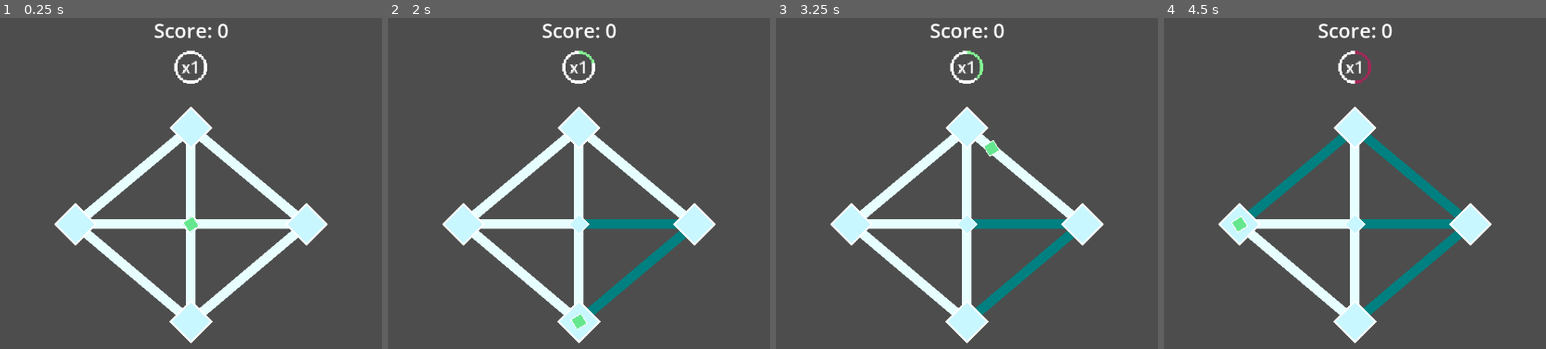
Above: before the commit, frames 1-4 (left to right).
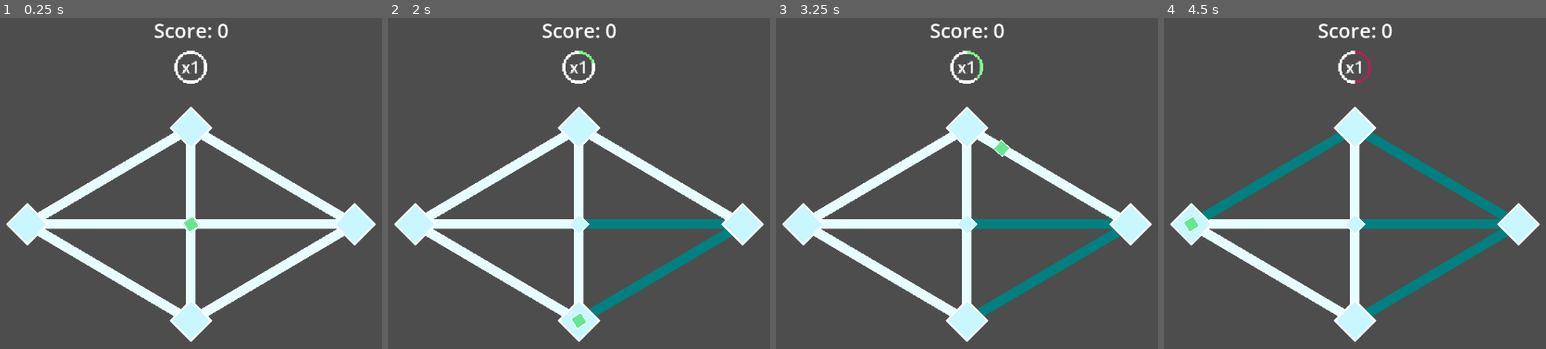
Above: after the commit, the same moments.

Repository: HyperGamesDev/diamo-clone
Game: Godot game, scene res://world.tscn
Two runs of this game, one before a commit and one after it. Both use one fixed random seed, a clock stepped at 60 frames per second and the inputs below.
Inputs:
- Up to frame 1 (0.25 s): no input
- Up to frame 2 (2 s): tap Enter at 0.5 s; hold D (right) 0.53-1.28 s; hold S (down) from 1.28 s (still down)
- Up to frame 3 (3.25 s): release S (down) at 2.03 s; hold D (right) 2.03-2.78 s; hold W (up) from 2.78 s (still down)
- Up to frame 4 (4.5 s): release W (up) at 3.53 s; hold A (left) from 3.53 s (still down)

The runs differ from the first frame. In frame 1, 11% of the frame differs, in the area x 1-99%, y 34-99%; in frame 2, 11%; in frame 3, 11%; in frame 4, 11%.

Commit message:
v0.2

Diff:
--- a/Game.gd
+++ b/Game.gd
@@ -7,6 +7,7 @@
 var highscore:int=0
 
 var scoreMultiplier:int=1
+const scoreForDiamond:int=5
 const scoreMultiplierMax:int=5
 var scoreMultiplierTimer:float=0
 const scoreMultiplierMaxTimer:float=20
--- /dev/null
+++ b/fill_polygon.gd
@@ -0,0 +1,35 @@
+extends Node2D
+
+var pairing=["12","01","02"]
+var checked:bool=false
+@onready var decayTimer:float=0
+
+func _ready():
+	scale=Vector2(0,0)
+
+func setup(point0,point1,point2):
+	var line0=str(point1)+str(point2)
+	var line1=str(point0)+str(point1)
+	var line2=str(point0)+str(point2)
+	pairing=[line0,line1,line2]
+
+	var offset=get_child(0).offset
+	get_child(0).polygon=[Game.World_node.pointpositions[point0]-offset,Game.World_node.pointpositions[point1]-offset,Game.World_node.pointpositions[point2]-offset]
+
+func _process(delta):
+	if(decayTimer>0):
+		decayTimer-=Game.World_node.linefill_decaySpeed*delta
+	var size=decayTimer/Game.World_node.linefill_decayTimerMax
+	scale=Vector2(size,size)
+	if(decayTimer<=0 and checked):
+		for lineid in pairing:
+			Game.World_node.uncheck_line(lineid)
+		checked=false
+
+func set_checked():
+	checked=true
+	decayTimer=Game.World_node.linefill_decayTimerMax
+
+func reset_checked():
+	checked=false
+	decayTimer=0
--- a/fill_polygon.tscn
+++ b/fill_polygon.tscn
@@ -1,7 +1,10 @@
-[gd_scene format=3 uid="uid://dueo1j384s7nl"]
+[gd_scene load_steps=2 format=3 uid="uid://dueo1j384s7nl"]
+
+[ext_resource type="Script" path="res://fill_polygon.gd" id="1_wh5j0"]
 
 [node name="FillPolygon" type="Node2D"]
 position = Vector2(-7.62939e-06, -3.8147e-06)
+script = ExtResource("1_wh5j0")
 
 [node name="Polygon2D" type="Polygon2D" parent="."]
 z_index = -15
--- a/line_2d.tscn
+++ b/line.tscn
@@ -1,5 +1,5 @@
 [gd_scene format=3 uid="uid://bl6453vu14swa"]
 
-[node name="Line2D" type="Line2D"]
+[node name="Line" type="Line2D"]
 modulate = Color(0.909804, 1, 1, 1)
 z_index = -10
--- a/player.gd
+++ b/player.gd
@@ -62,6 +62,7 @@
 		else:
 			speedcur=SPEED
 
+		rotate(speedcur*5*360*delta)
 		tweenPos.set_speed_scale(speedcur)
 		Game.progress_multiplier(delta,speedcur)
 	else:
--- a/world.gd
+++ b/world.gd
@@ -1,13 +1,16 @@
 extends Node2D
 
-@onready var line2d_scene = preload("res://line_2d.tscn")
+@onready var line_scene = preload("res://line.tscn")
 @onready var fillpolygon_scene = preload("res://fill_polygon.tscn")
 
 var pointpositions=[]
 var lineconnections={}
+var line_fill_obj_list=[]
 var checkedlines=[]
 var lines_pairs=[["12","01","02"],["23","02","03"],["34","03","04"],["41","04","01"]]
-var fill_obj_list=[]
+
+const linefill_decayTimerMax=4
+const linefill_decaySpeed=0.4
 
 func _ready():
 	pointpositions.append($Point0.position)
@@ -15,89 +18,87 @@
 	pointpositions.append($Point2.position)
 	pointpositions.append($Point3.position)
 	pointpositions.append($Point4.position)
-	print(pointpositions)
 
-	var line2d_instance_01 = line2d_scene.instantiate()
-	add_child(line2d_instance_01)
-	lineconnections["01"]=(line2d_instance_01)
-	line2d_instance_01.add_point(pointpositions[0],0)
-	line2d_instance_01.add_point(pointpositions[1],0)
+	var line_instance_01 = line_scene.instantiate()
+	line_instance_01.name="line_"+"01"
+	add_child(line_instance_01)
+	lineconnections["01"]=(line_instance_01)
+	line_instance_01.add_point(pointpositions[0],0)
+	line_instance_01.add_point(pointpositions[1],0)
 
-	var line2d_instance_02 = line2d_scene.instantiate()
-	add_child(line2d_instance_02)
-	lineconnections["02"]=(line2d_instance_02)
-	line2d_instance_02.add_point(pointpositions[0],0)
-	line2d_instance_02.add_point(pointpositions[2],0)
+	var line_instance_02 = line_scene.instantiate()
+	add_child(line_instance_02)
+	lineconnections["02"]=(line_instance_02)
+	line_instance_02.add_point(pointpositions[0],0)
+	line_instance_02.add_point(pointpositions[2],0)
 
-	var line2d_instance_03 = line2d_scene.instantiate()
-	add_child(line2d_instance_03)
-	lineconnections["03"]=(line2d_instance_03)
-	line2d_instance_03.add_point(pointpositions[0],0)
-	line2d_instance_03.add_point(pointpositions[3],0)
+	var line_instance_03 = line_scene.instantiate()
+	add_child(line_instance_03)
+	lineconnections["03"]=(line_instance_03)
+	line_instance_03.add_point(pointpositions[0],0)
+	line_instance_03.add_point(pointpositions[3],0)
 
-	var line2d_instance_04 = line2d_scene.instantiate()
-	add_child(line2d_instance_04)
-	lineconnections["04"]=(line2d_instance_04)
-	line2d_instance_04.add_point(pointpositions[0],0)
-	line2d_instance_04.add_point(pointpositions[4],0)
+	var line_instance_04 = line_scene.instantiate()
+	add_child(line_instance_04)
+	lineconnections["04"]=(line_instance_04)
+	line_instance_04.add_point(pointpositions[0],0)
+	line_instance_04.add_point(pointpositions[4],0)
 
 
-	var line2d_instance_12 = line2d_scene.instantiate()
-	add_child(line2d_instance_12)
-	lineconnections["12"]=(line2d_instance_12)
-	line2d_instance_12.add_point(pointpositions[1],0)
-	line2d_instance_12.add_point(pointpositions[2],0)
+	var line_instance_12 = line_scene.instantiate()
+	add_child(line_instance_12)
+	lineconnections["12"]=(line_instance_12)
+	line_instance_12.add_point(pointpositions[1],0)
+	line_instance_12.add_point(pointpositions[2],0)
 
-	var line2d_instance_23 = line2d_scene.instantiate()
-	add_child(line2d_instance_23)
-	lineconnections["23"]=(line2d_instance_23)
-	line2d_instance_23.add_point(pointpositions[2],0)
-	line2d_instance_23.add_point(pointpositions[3],0)
+	var line_instance_23 = line_scene.instantiate()
+	add_child(line_instance_23)
+	lineconnections["23"]=(line_instance_23)
+	line_instance_23.add_point(pointpositions[2],0)
+	line_instance_23.add_point(pointpositions[3],0)
 
-	var line2d_instance_34 = line2d_scene.instantiate()
-	add_child(line2d_instance_34)
-	lineconnections["34"]=(line2d_instance_34)
-	line2d_instance_34.add_point(pointpositions[3],0)
-	line2d_instance_34.add_point(pointpositions[4],0)
+	var line_instance_34 = line_scene.instantiate()
+	add_child(line_instance_34)
+	lineconnections["34"]=(line_instance_34)
+	line_instance_34.add_point(pointpositions[3],0)
+	line_instance_34.add_point(pointpositions[4],0)
 
-	var line2d_instance_41 = line2d_scene.instantiate()
-	add_child(line2d_instance_41)
-	lineconnections["41"]=(line2d_instance_41)
-	line2d_instance_41.add_point(pointpositions[4],0)
-	line2d_instance_41.add_point(pointpositions[1],0)
+	var line_instance_41 = line_scene.instantiate()
+	add_child(line_instance_41)
+	lineconnections["41"]=(line_instance_41)
+	line_instance_41.add_point(pointpositions[4],0)
+	line_instance_41.add_point(pointpositions[1],0)
 
-	print(lineconnections)
+	#print(lineconnections)
 
-	var linefill_tr = fillpolygon_scene.instantiate()
-	var offset=linefill_tr.get_child(0).offset
-	add_child(linefill_tr)
-	linefill_tr.get_child(0).polygon=[pointpositions[0]-offset,pointpositions[1]-offset,pointpositions[2]-offset]
-	fill_obj_list.append(linefill_tr)
-	linefill_tr.scale=Vector2(0,0)
-#	var tweenScale=get_tree().create_tween()
-#	tweenScale.tween_property(linefill_tr,"scale",Vector2(0,0),4)
 
-	var linefill_br = fillpolygon_scene.instantiate()
-	add_child(linefill_br)
-	linefill_br.get_child(0).polygon=[pointpositions[0]-offset,pointpositions[2]-offset,pointpositions[3]-offset]
-	fill_obj_list.append(linefill_br)
-	linefill_br.scale=Vector2(0,0)
+	var fillpolygon_tr = fillpolygon_scene.instantiate()
+	var offset=fillpolygon_tr.get_child(0).offset
+	add_child(fillpolygon_tr)
+	fillpolygon_tr.setup(0,1,2)
+	line_fill_obj_list.append(fillpolygon_tr)
 
-	var linefill_bl = fillpolygon_scene.instantiate()
-	add_child(linefill_bl)
-	linefill_bl.get_child(0).polygon=[pointpositions[0]-offset,pointpositions[3]-offset,pointpositions[4]-offset]
-	fill_obj_list.append(linefill_bl)
-	linefill_bl.scale=Vector2(0,0)
+	var fillpolygon_br = fillpolygon_scene.instantiate()
+	add_child(fillpolygon_br)
+	fillpolygon_br.setup(0,2,3)
+	line_fill_obj_list.append(fillpolygon_br)
 
-	var linefill_tl = fillpolygon_scene.instantiate()
-	add_child(linefill_tl)
-	linefill_tl.get_child(0).polygon=[pointpositions[0]-offset,pointpositions[4]-offset,pointpositions[1]-offset]
-	fill_obj_list.append(linefill_tl)
-	linefill_tl.scale=Vector2(0,0)
+	var fillpolygon_bl = fillpolygon_scene.instantiate()
+	add_child(fillpolygon_bl)
+	fillpolygon_bl.setup(0,3,4)
+	line_fill_obj_list.append(fillpolygon_bl)
+
+	var fillpolygon_tl = fillpolygon_scene.instantiate()
+	add_child(fillpolygon_tl)
+	fillpolygon_tl.setup(0,4,1)
+	line_fill_obj_list.append(fillpolygon_tl)
+
 
 func _process(delta):
 	if(len(checkedlines)>=8):#pointpositions.size()*2):
 		finish_diamond()
+
+
 
 func finish_diamond():
 	for lineid in lineconnections:
@@ -105,29 +106,47 @@
 		tweenColor.tween_property(lineconnections[lineid],"default_color",Color(0,1,1),0.05)
 		tweenColor.tween_property(lineconnections[lineid],"default_color",Color(1,1,1),0.1)
 	checkedlines.clear()
-	for linefill in fill_obj_list:
+	for linefill in line_fill_obj_list:
+		linefill.reset_checked()
 		var tweenScale=get_tree().create_tween()
+		tweenScale.tween_property(linefill,"scale",Vector2(1,1),0.025)
 		tweenScale.tween_property(linefill,"scale",Vector2(0,0),0.05)
-		#print(linefill.scale)
-	Game.score+=5*Game.scoreMultiplier
+	Game.score+=Game.scoreForDiamond*Game.scoreMultiplier
 
 func check_line(lineid):
+#	checkedlines=[]
+#	for item in line_fill_obj_list:
+#		checkedlines.append(item.pairing)
+
 	if(lineid not in checkedlines):
 		var tweenColor=get_tree().create_tween()
 		tweenColor.tween_property(lineconnections[lineid],"default_color",Color(0.0,0.5,0.5),0.05)
 		checkedlines.append(lineid)
 
 	print()
+	print(checkedlines)
 	for i in range(lines_pairs.size()):
 		var pair=lines_pairs[i]
 		if pairoflines_exists(pair):
-			#fill_obj_list[i].scale=Vector2(1,1)
-			var tweenScale=get_tree().create_tween()
-			tweenScale.tween_property(fill_obj_list[i],"scale",Vector2(1,1),0.05)
-			#print("Pair", pair, "found in checkedlines")
+			if(line_fill_obj_list[i].checked==false):
+				line_fill_obj_list[i].set_checked()
+				var tweenScale=get_tree().create_tween()
+				print(line_fill_obj_list[i].scale)
+				tweenScale.tween_property(line_fill_obj_list[i],"scale",Vector2(1,1),0.05)
+				print(line_fill_obj_list[i].scale)
+#			else:##We need to make it refresh the timer someplace else
+#				line_fill_obj_list[i].decayTimer=linefill_decayTimerMax
+
+func uncheck_line(lineid):
+	if(lineid in checkedlines):
+		var tweenColor=get_tree().create_tween()
+		tweenColor.tween_property(lineconnections[lineid],"default_color",Color(0.6,0.6,0.6),0.05)
+		tweenColor.tween_property(lineconnections[lineid],"default_color",Color(1,1,1),0.05)
+		checkedlines.erase(lineid)
+		print(str(lineid)+" removed")
 
 func pairoflines_exists(pair)->bool:
-	for item in checkedlines:
+	for item in line_fill_obj_list:
 		var found = true
 		for element in pair:
 			if element not in checkedlines:
@@ -143,8 +162,3 @@
 #		if sorted_pair == sorted_item:
 #			return true
 #	return false
-
-
-
-
-#class LineConnection:
--- a/world.tscn
+++ b/world.tscn
@@ -39,7 +39,7 @@
 metadata/_edit_lock_ = true
 
 [node name="Point2" type="StaticBody2D" parent="."]
-position = Vector2(120, 0)
+position = Vector2(170, 0)
 rotation = 0.785398
 
 [node name="CollisionShape2D" type="CollisionShape2D" parent="Point2"]
@@ -51,7 +51,7 @@
 metadata/_edit_lock_ = true
 
 [node name="Point3" type="StaticBody2D" parent="."]
-position = Vector2(0, 101)
+position = Vector2(0, 100)
 rotation = 0.785398
 
 [node name="CollisionShape2D" type="CollisionShape2D" parent="Point3"]
@@ -63,7 +63,7 @@
 metadata/_edit_lock_ = true
 
 [node name="Point4" type="StaticBody2D" parent="."]
-position = Vector2(-120, 0)
+position = Vector2(-170, 0)
 rotation = 0.785398
 
 [node name="CollisionShape2D" type="CollisionShape2D" parent="Point4"]
